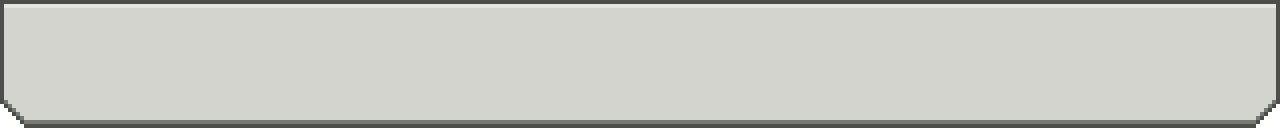
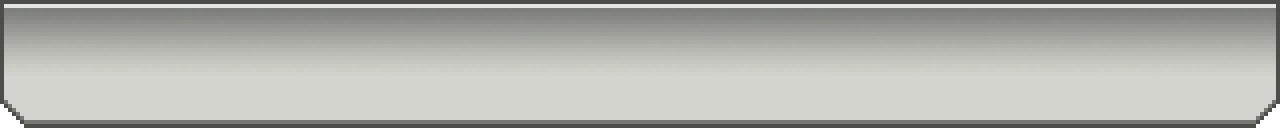
Comparing the layer stacks of the two (1280, 128) images. Changes:
painted on "Layer 2" over box(4, 8, 1276, 76)
